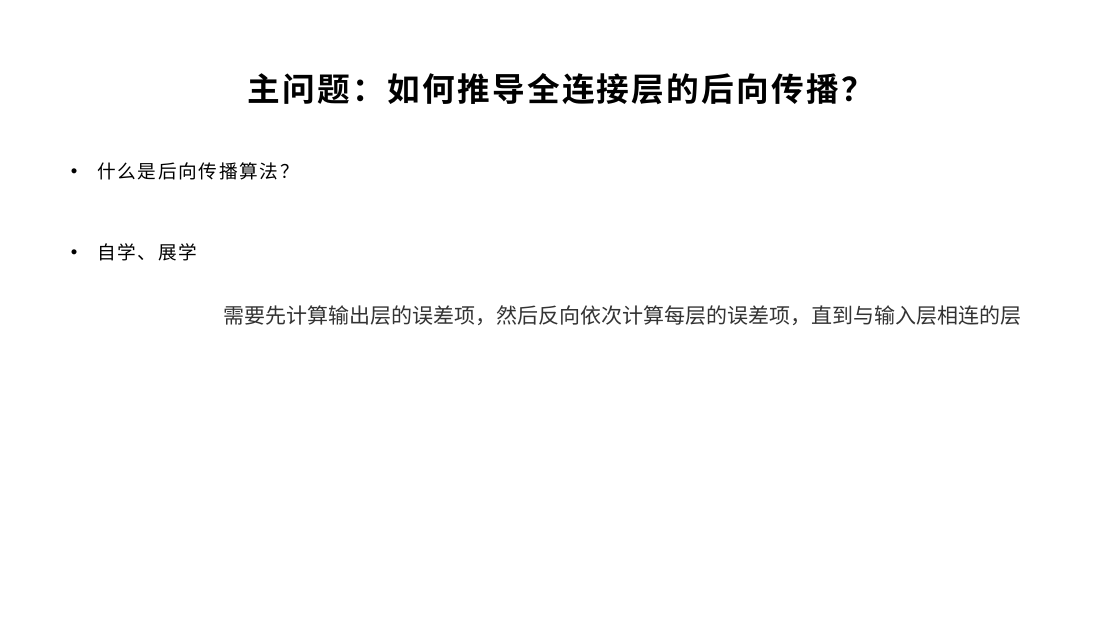
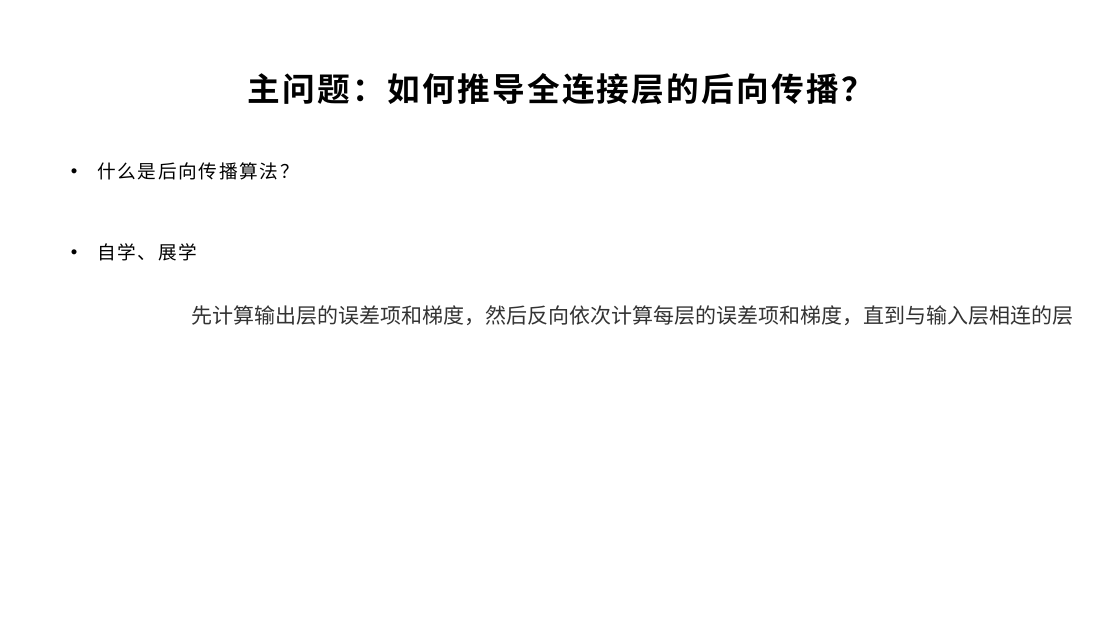
Before and after one commit to yyc-git/DeepLearningEdu, a slide deck: slide 21 of lessons/3_derivation_3/ppt/全连接层的前向和后向传播推导（下）.pptx (slide 20 before the commit). Drawn at 1120x630 pixels with LibreOffice and Linux fonts; fonts in the diff are those of the drawing; background and template pictures are left out. Boxes give left, top, right and bottom in pixels: in the first picture for what was removed or moved away, otherwise in the second. Text is boxed around its words. In the diff, an @@ line names an element or a change of style, - is before the commit and + after.

```diff
--- a/lessons/3_derivation_3/ppt/全连接层的前向和后向传播推导（下）.pptx
+++ b/lessons/3_derivation_3/ppt/全连接层的前向和后向传播推导（下）.pptx
@@ text at (x1=192, y1=305, x2=1074, y2=325): text changed @@
-需要先计算输出层的误差项，然后反向依次计算每层的误差项，直到与输入层相连的层
+先计算输出层的误差项和梯度，然后反向依次计算每层的误差项和梯度，直到与输入层相连的层
```
Also in this commit, not shown: 6 other slides changed, 2 slides added, 1 slide removed, 34 other files.
